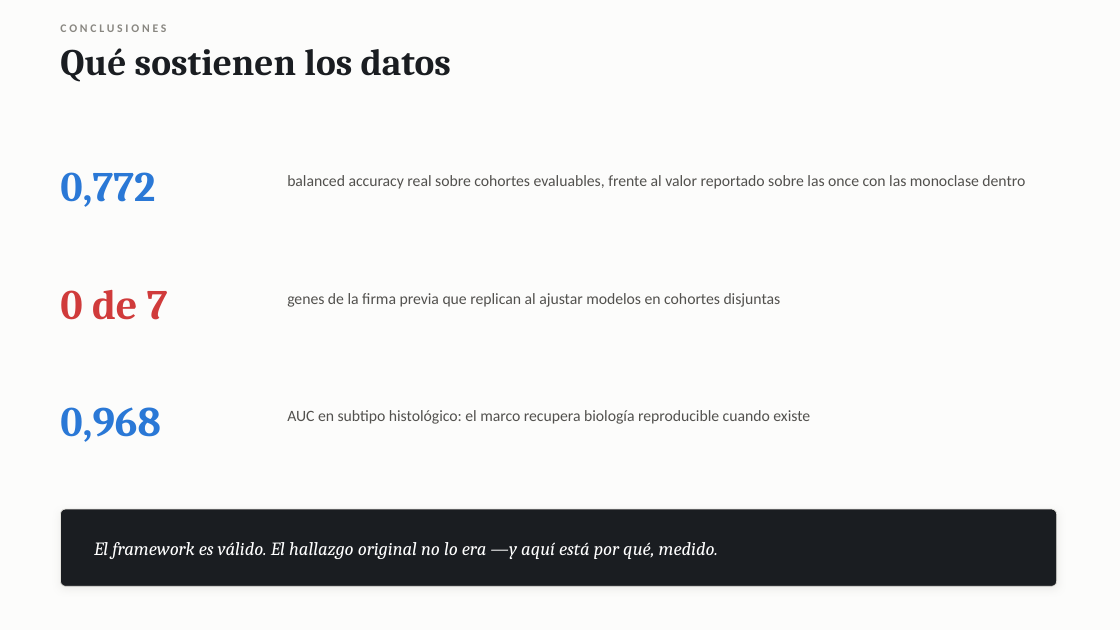
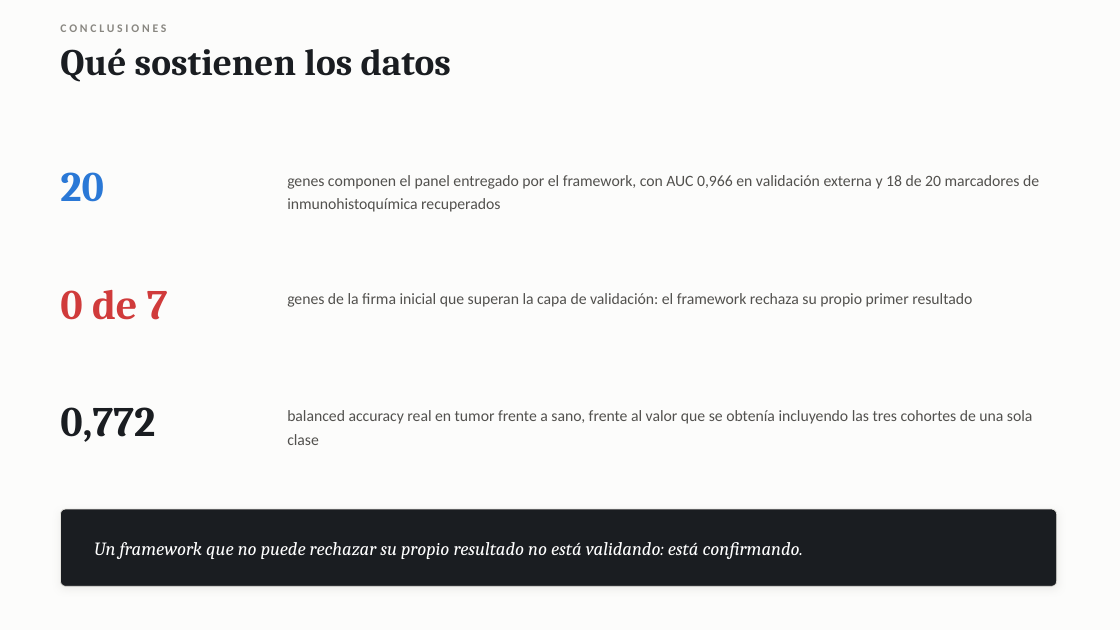
Before and after one commit to danitapiadiez-gif/TFM-Bioinformatica, a slide deck: slide 16 of DEFENSA_TFM.pptx (slide 15 before the commit). Drawn at 1120x630 pixels with LibreOffice and Linux fonts; fonts in the diff are those of the drawing. Boxes give left, top, right and bottom in pixels: in the first picture for what was removed or moved away, otherwise in the second. Text is boxed around its words. In the diff, an @@ line names an element or a change of style, - is before the commit and + after.

```diff
--- a/DEFENSA_TFM.pptx
+++ b/DEFENSA_TFM.pptx
@@ text at [60,172,104,202]: text changed @@
-0,772
+20
@@ text at [287,175,1039,212]: text changed @@
-balanced accuracy real sobre cohortes evaluables, frente al valor reportado sobre las once con las monoclase dentro
+genes componen el panel entregado por el framework, con AUC 0,966 en validación externa y 18 de 20 marcadores de inmunohistoquímica recuperados
@@ text at [287,293,972,307]: text changed @@
-genes de la firma previa que replican al ajustar modelos en cohortes disjuntas
+genes de la firma inicial que superan la capa de validación: el framework rechaza su propio primer resultado
@@ text at [60,407,155,442]: text changed; text colour #2A78D6 to #1A1D21 @@
-0,968
+0,772
@@ text at [287,410,1033,445]: text changed @@
-AUC en subtipo histológico: el marco recupera biología reproducible cuando existe
+balanced accuracy real en tumor frente a sano, frente al valor que se obtenía incluyendo las tres cohortes de una sola clase
@@ text at [94,542,803,559]: text changed @@
-El framework es válido. El hallazgo original no lo era —y aquí está por qué, medido.
+Un framework que no puede rechazar su propio resultado no está validando: está confirmando.
```
Also in this commit, not shown: 1 other slide changed, 3 slides added, 2 slides removed, 15 other files.
